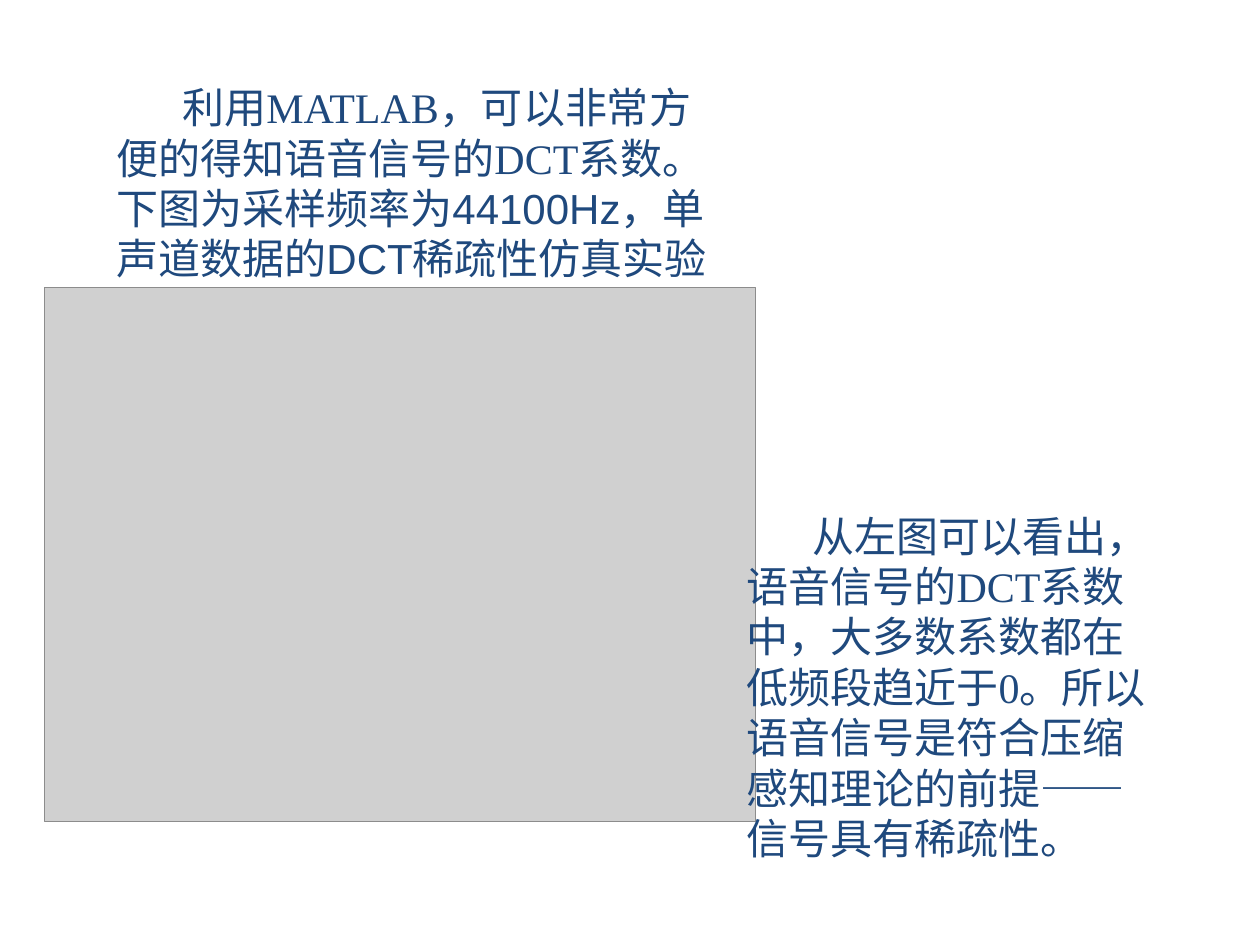
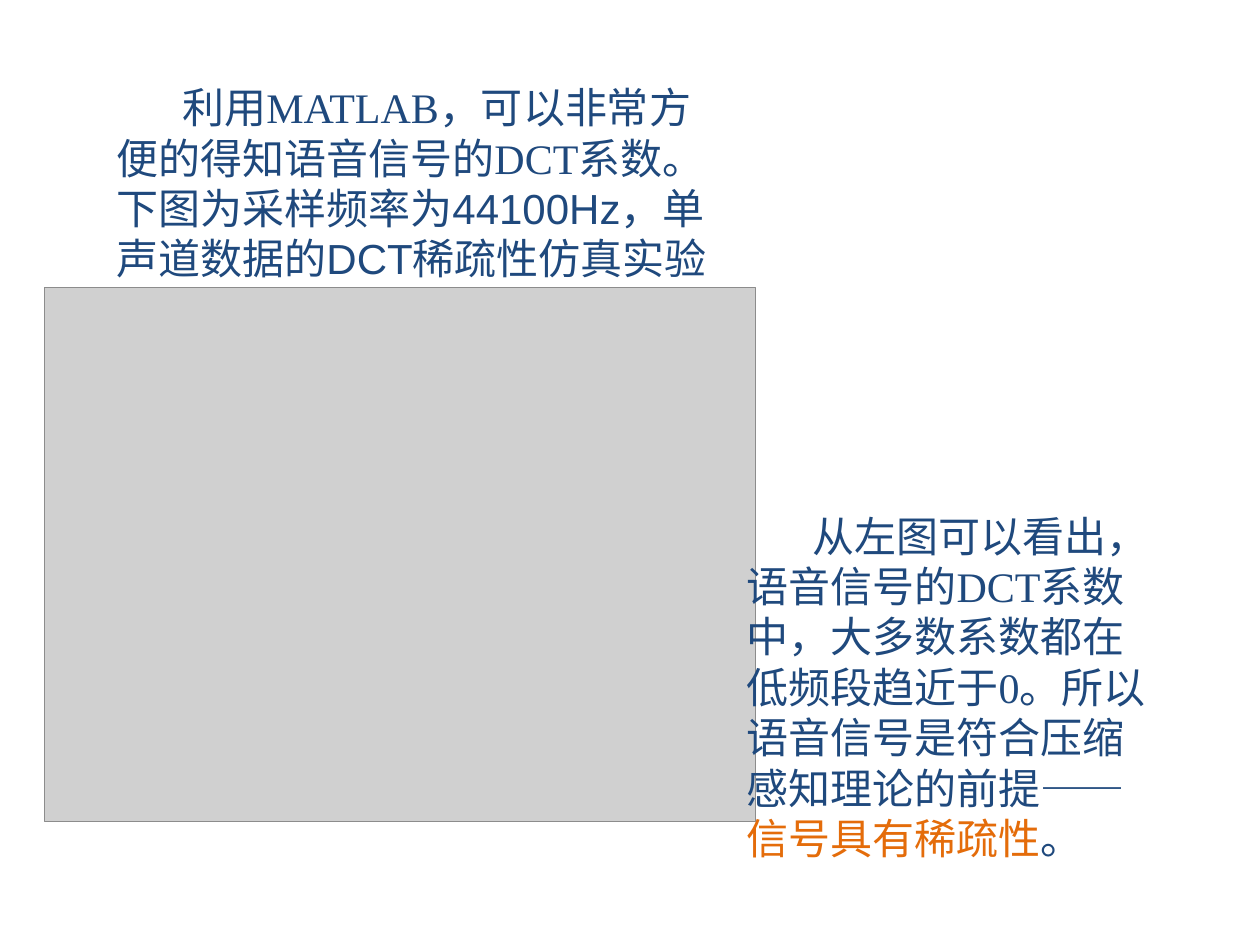
Before and after one commit to cyq7on/MyPaper_Xhu, a slide deck: slide 7 of 答辩.pptx. Drawn at 1260x945 pixels with LibreOffice and Linux fonts; fonts in the diff are those of the drawing; grey boxes stand for pictures; background and template pictures are left out. Boxes give left, top, right and bottom in pixels: in the first picture for what was removed or moved away, otherwise in the second. Text is boxed around its words. In the diff, an @@ line names an element or a change of style, - is before the commit and + after.

```diff
--- a/答辩.pptx
+++ b/答辩.pptx
@@ text "从左图可以看出，语音信号的DCT系数中，大多数系数都在低频段趋近于0。所以语音信号是符合压缩感知理论的前提——信号具有稀 ..." at bbox=[747, 516, 1148, 858]: text colour #1F497D to #E46C0A in "从左图可以看出，语音信号的DCT系数中，大多数系数都在低频段趋近于0。所以语音信号是符合压缩感知理论的前提——信号具有稀 ..." @@
```
Also in this commit, not shown: 1 other slide changed.
